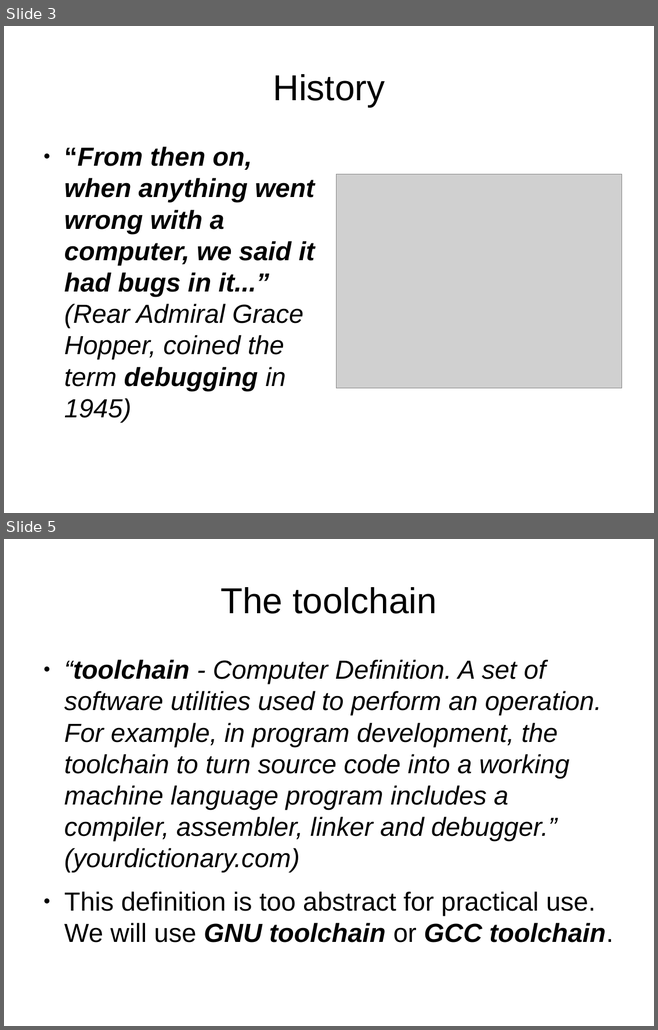
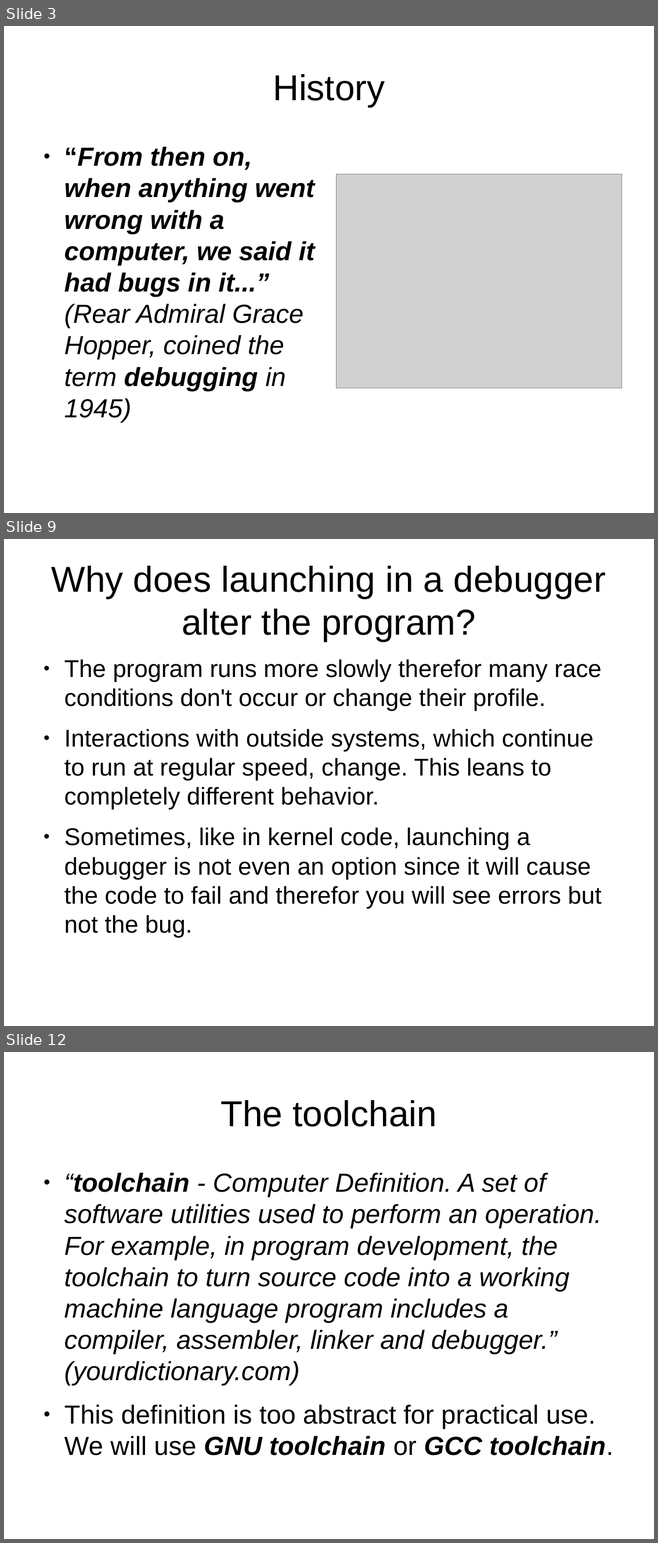
Before and after one commit to kalmuthu/slides, a slide deck: odp/gdb.odp. Shown one above the other, each under a label of ours: slides 3 and 5 before the commit, slides 3, 9 and 12 after it; the slides between them are not shown. The pictures are 658x1030 and 658x1543 pixels, drawn with LibreOffice and Linux fonts; fonts in the diff are those of the drawing; grey boxes stand for pictures. Boxes give left, top, right and bottom in pixels: in the first picture for what was removed or moved away, otherwise in the second. Text is boxed around its words. In the diff, an @@ line names an element or a change of style, - is before the commit and + after.

```diff
--- a/odp/gdb.odp
+++ b/odp/gdb.odp
@@ slide 9 added at (4,539,654,1026), background #FFFFFF @@
@@ title added at (51,566,605,642), 44 pt, text #000000 @@
+Why does launching in a debugger alter the program?
@@ text added at (64,659,601,938), 29.6 pt, text #000000 @@
+● The program runs more slowly therefor many race conditions don't occur or change their profile.
+● Interactions with outside systems, which continue to run at regular speed, change. This leans to completely different behavior.
+● Sometimes, like in kernel code, launching a debugger is not even an option since it will cause the code to fail and therefor you will see errors but not the bug.
@@ what was slide 5 is now slide 12 @@
```
Also in this commit, not shown: 5 slides changed, 10 other slides added, 1 slide removed.
